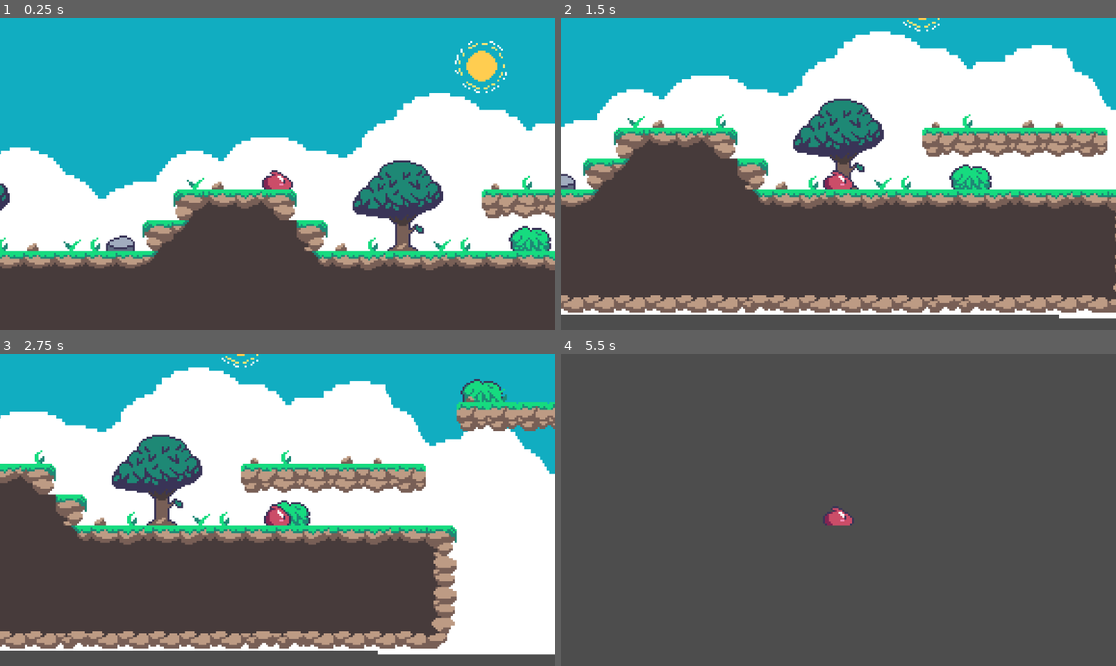
Above: before the commit, frames 1-4 (two rows, left to right).
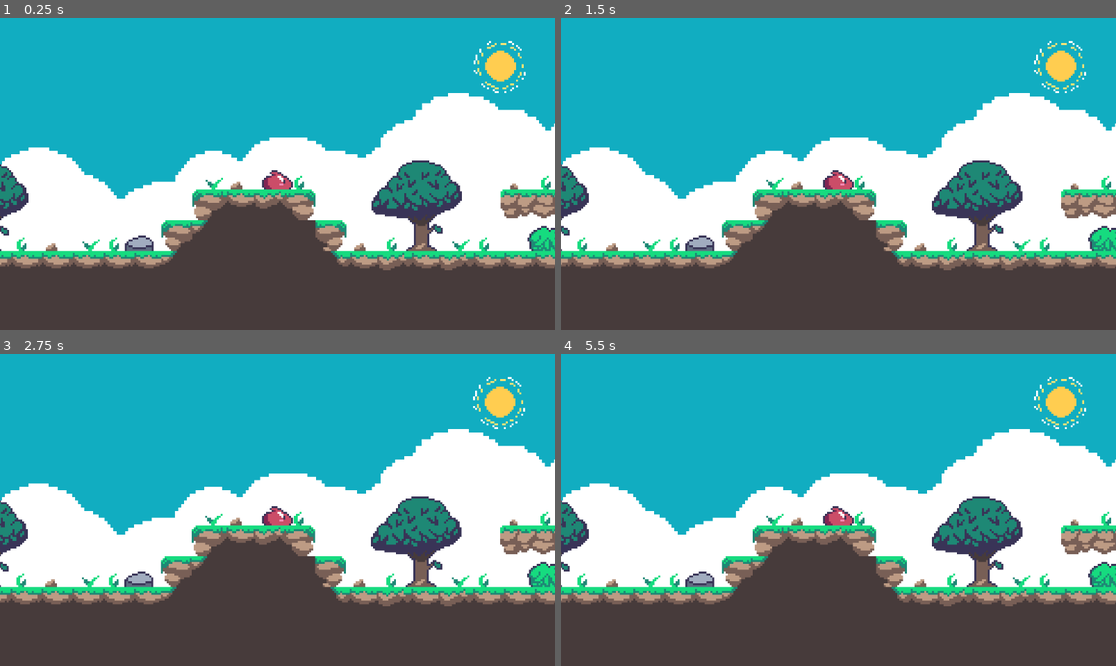
Above: after the commit, the same moments.

Repository: Leslie-Romero/PlataformeroVC
Game: Godot game, scene res://Scenes/scene.tscn
Two runs of this game, one before a commit and one after it. Both use one fixed random seed, a clock stepped at 60 frames per second and the inputs below.
Inputs:
- Up to frame 1 (0.25 s): no input
- Up to frame 2 (1.5 s): no input
- Up to frame 3 (2.75 s): no input
- Up to frame 4 (5.5 s): no input

The runs differ from the first frame. In frame 1, 14% of the frame differs, in the area x 0-100%, y 7-81%; in frame 2, 55%; in frame 3, 56%; in frame 4, 75%, in the area x 0-100%, y 0-81%.

Commit message:
salta y se mueve a al vez

Diff:
--- a/Scenes/player.tscn
+++ b/Scenes/player.tscn
@@ -50,10 +50,28 @@
 "values": [0, 1, 2, 3]
 }
 
+[sub_resource type="Animation" id="Animation_553ho"]
+resource_name = "Slide"
+length = 2.0
+loop_mode = 1
+tracks/0/type = "value"
+tracks/0/imported = false
+tracks/0/enabled = true
+tracks/0/path = NodePath("Sprite2D:frame")
+tracks/0/interp = 1
+tracks/0/loop_wrap = true
+tracks/0/keys = {
+"times": PackedFloat32Array(0, 0.5, 1, 1.5),
+"transitions": PackedFloat32Array(1, 1, 1, 1),
+"update": 1,
+"values": [0, 4, 5, 0]
+}
+
 [sub_resource type="AnimationLibrary" id="AnimationLibrary_c2kd7"]
 _data = {
 "Idle": SubResource("Animation_p54x3"),
 "RESET": SubResource("Animation_j4unj"),
+"Slide": SubResource("Animation_553ho"),
 "Walk": SubResource("Animation_3f2l3")
 }
 
--- a/Scripts/player.gd
+++ b/Scripts/player.gd
@@ -18,19 +18,30 @@
 		sprite.flip_h = true
 		animationPlayer.play("Walk")
 		velocity.x = min(velocity.x + moveSpeed, maxSpeed)
+		Global.move_x = 2
 
 	elif Global.move_x == 1:
 		sprite.flip_h = false
 		animationPlayer.play("Walk")
 		velocity.x = max(velocity.x - moveSpeed, -maxSpeed)
+		Global.move_x = 2
 
 	else:
 		animationPlayer.play("Idle")
 		friction = true
 
 	if is_on_floor():
+		# Derecha
 		if Global.jump == 1:
 			velocity.y = jumpHeight
+			velocity.x = maxSpeed * 0.8
+			sprite.flip_h = true
+			Global.jump = 0
+		# Izquierda
+		elif Global.jump == 2:
+			velocity.y = jumpHeight
+			velocity.x = -maxSpeed * 0.8
+			sprite.flip_h = false
 			Global.jump = 0
 
 		if friction:
@@ -46,7 +57,7 @@
 
 	if Global.slide == 1:
 		print("Agachado")
-		#animationPlayer.play("Slide")
+		animationPlayer.play("Slide")
 		Global.slide = 0
 
 	move_and_slide()
Not shown: 1 places in Scenes/player.tscn that only renumber resources
